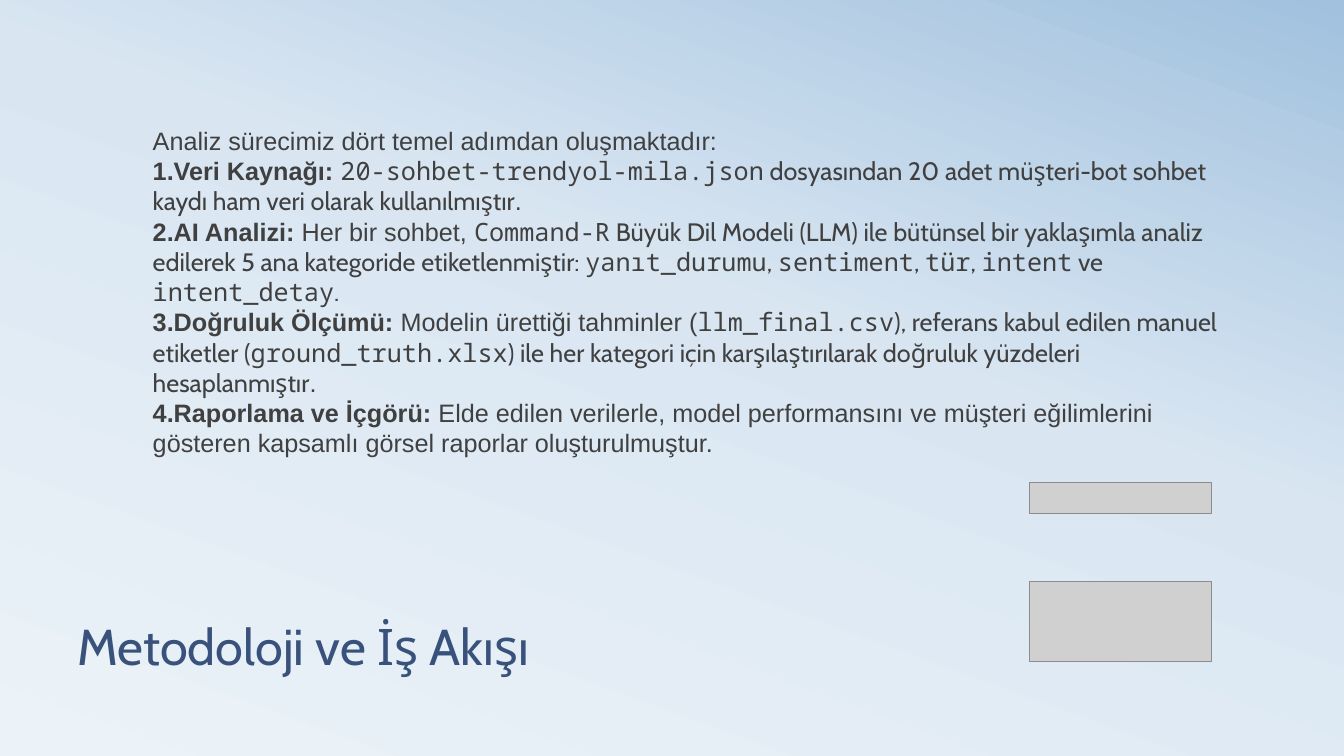
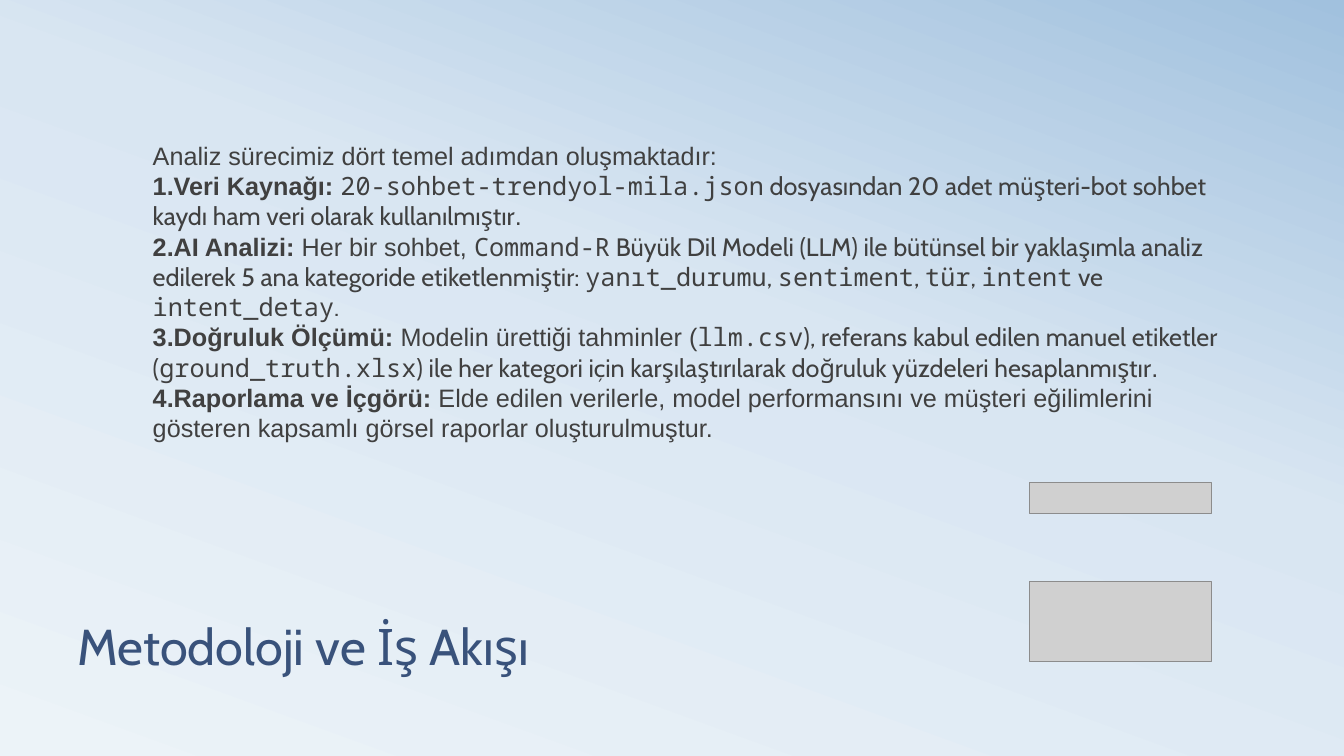
Before and after one commit to AsliAktas/mila-ai-eval, a slide deck: slide 3 of Trendyol Mila Sohbet Botu AI Analiz Ödevi.pptx. Drawn at 1344x756 pixels with LibreOffice and Linux fonts; fonts in the diff are those of the drawing; grey boxes stand for pictures. Boxes give left, top, right and bottom in pixels: in the first picture for what was removed or moved away, otherwise in the second. Text is boxed around its words. In the diff, an @@ line names an element or a change of style, - is before the commit and + after.

```diff
--- a/Trendyol Mila Sohbet Botu AI Analiz Ödevi.pptx
+++ b/Trendyol Mila Sohbet Botu AI Analiz Ödevi.pptx
@@ text at [153,326,1218,383]: text changed @@
-3. Doğruluk Ölçümü: Modelin ürettiği tahminler (llm_final.csv), referans kabul edilen manuel etiketler (ground_truth.xlsx) ile her kategori için karşılaştırılarak doğruluk yüzdeleri hesaplanmıştır.
+3. Doğruluk Ölçümü: Modelin ürettiği tahminler (llm.csv), referans kabul edilen manuel etiketler (ground_truth.xlsx) ile her kategori için karşılaştırılarak doğruluk yüzdeleri hesaplanmıştır.
```
Also in this commit, not shown: 5 other slides changed, 5 slides added, 5 slides removed.
